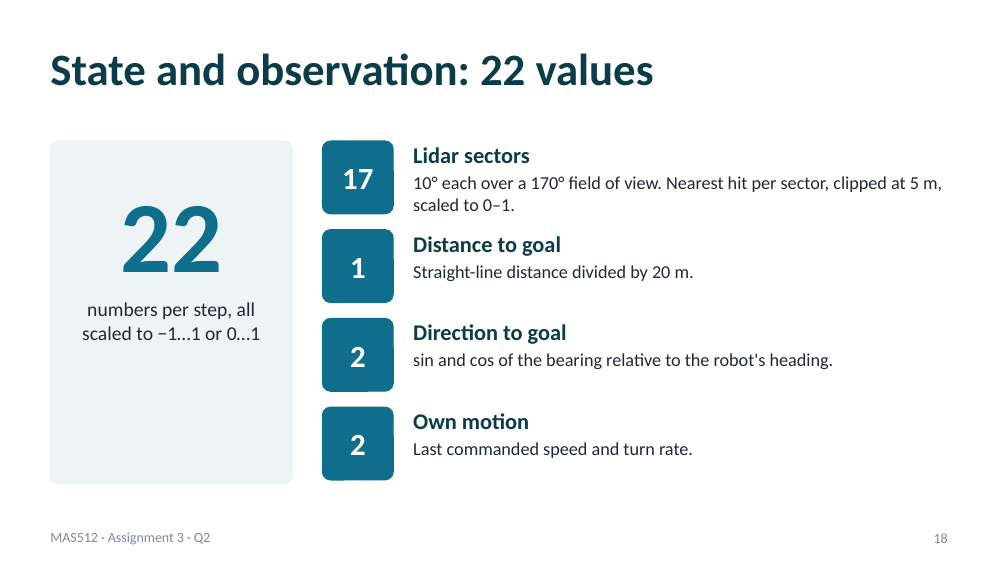
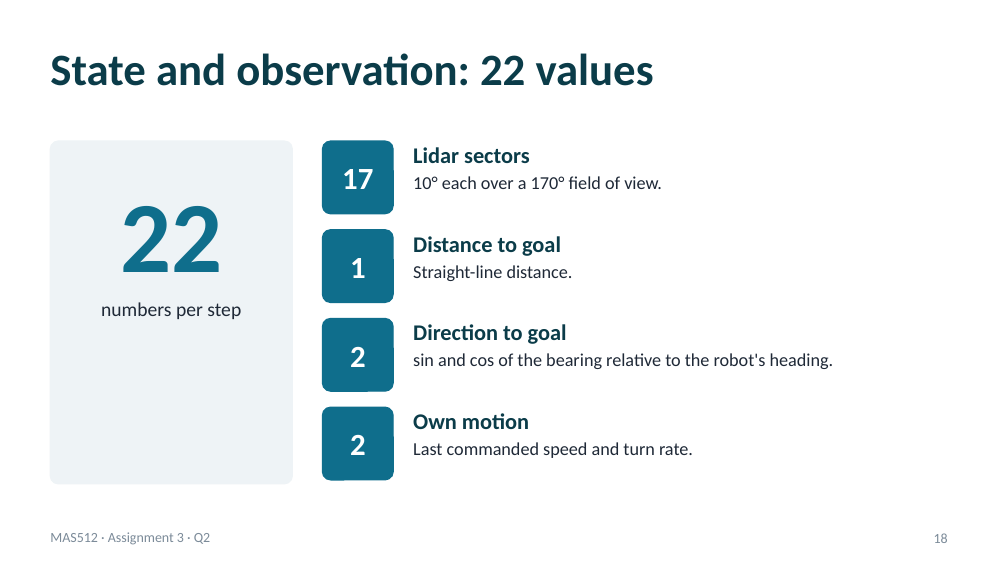
Before and after one commit to AreGundersen/MAS512, a slide deck: slide 18 of Assignment 3/MAS512_assignment3_gr5.pptx. Drawn at 1008x567 pixels with LibreOffice and Linux fonts; fonts in the diff are those of the drawing. Boxes give left, top, right and bottom in pixels: in the first picture for what was removed or moved away, otherwise in the second. Text is boxed around its words. In the diff, an @@ line names an element or a change of style, - is before the commit and + after.

```diff
--- a/Assignment 3/MAS512_assignment3_gr5.pptx
+++ b/Assignment 3/MAS512_assignment3_gr5.pptx
@@ text at [413,176,662,189]: text changed @@
-10° each over a 170° field of view. Nearest hit per sector, clipped at 5 m, scaled to 0–1.
+10° each over a 170° field of view.
@@ text at [413,265,573,281]: text changed @@
-Straight-line distance divided by 20 m.
+Straight-line distance.
@@ text at [101,302,241,319]: text changed @@
-numbers per step, all scaled to −1…1 or 0…1
+numbers per step
```
Also in this commit, not shown: 6 other slides changed, 1 slide removed, 33 other files.
